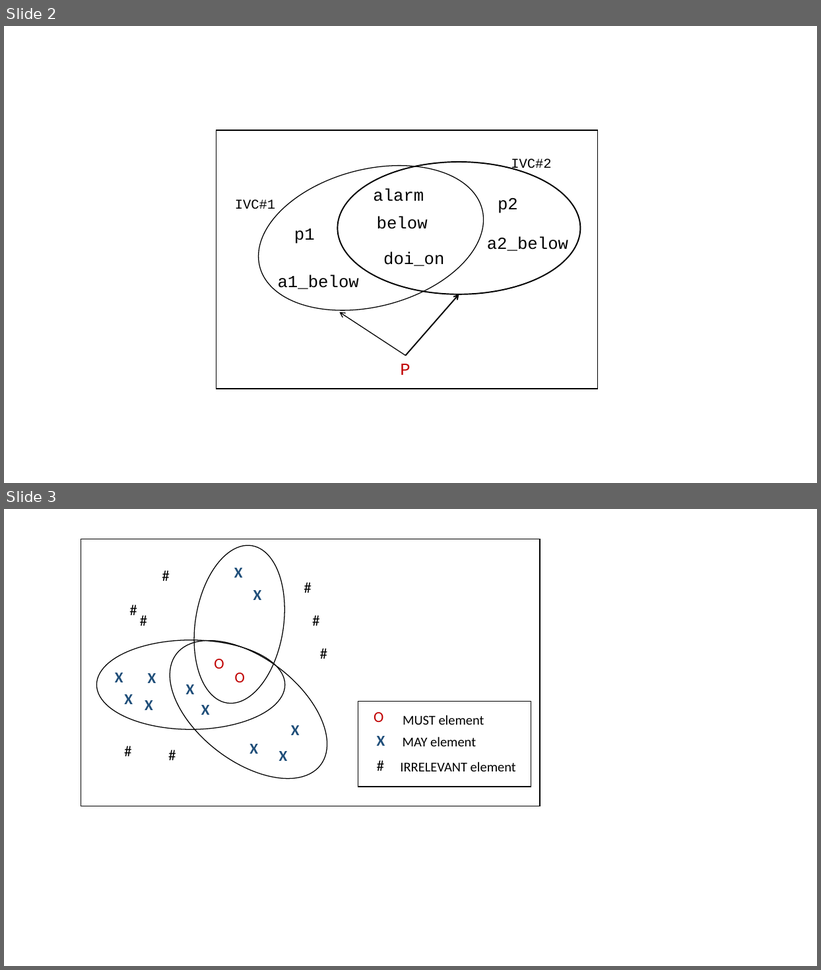
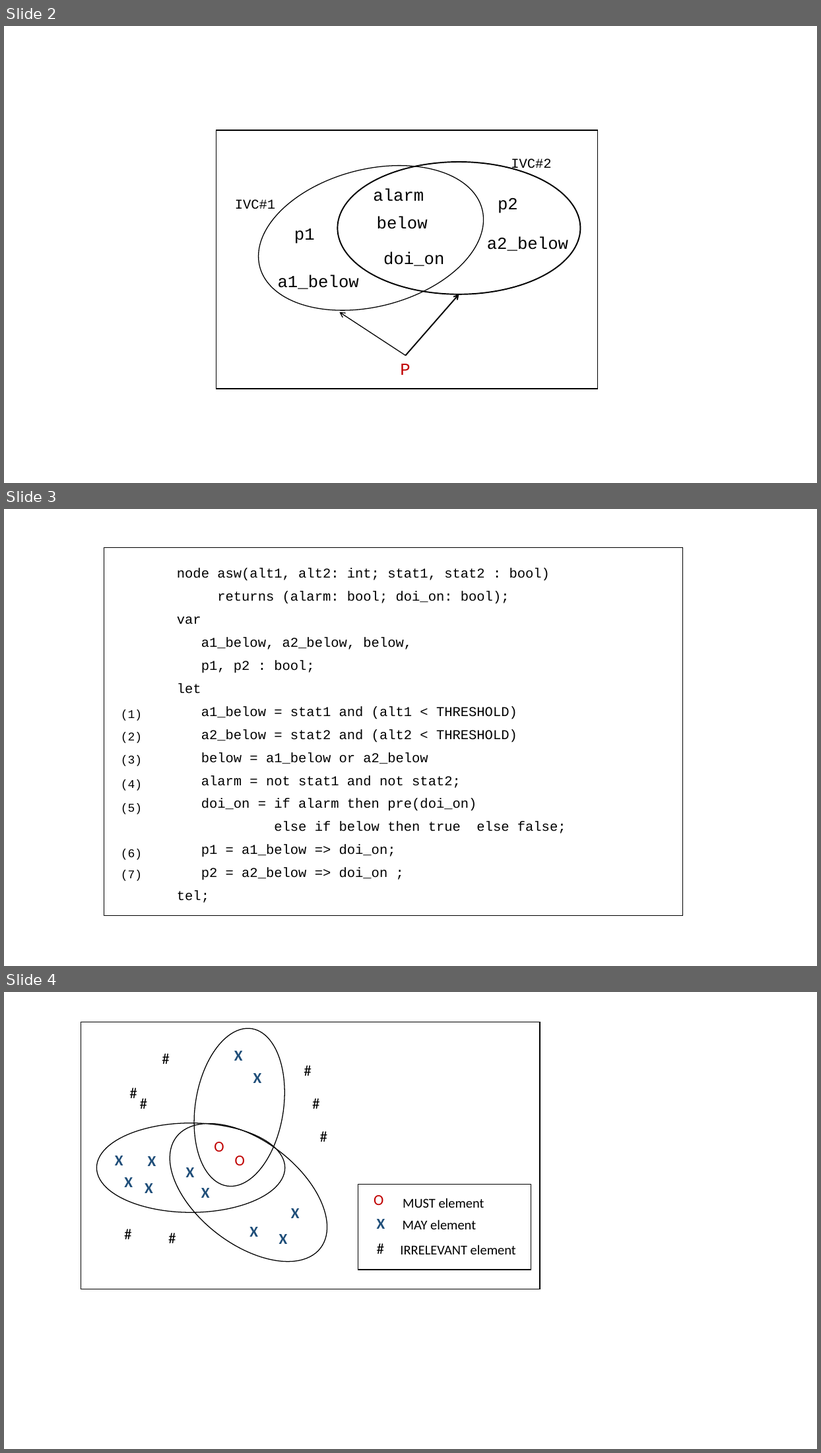
Before and after one commit to elaghs/Working, a slide deck: all_ivcs/all_ivcs_TEX/figs/figs.pptx. Shown one above the other, each under a label of ours: slides 2 and 3 before the commit, slides 2, 3 and 4 after it. The pictures are 821x970 and 821x1453 pixels, drawn with LibreOffice and Linux fonts; fonts in the diff are those of the drawing. Boxes give left, top, right and bottom in pixels: in the first picture for what was removed or moved away, otherwise in the second. Text is boxed around its words. In the diff, an @@ line names an element or a change of style, - is before the commit and + after.

```diff
--- a/all_ivcs/all_ivcs_TEX/figs/figs.pptx
+++ b/all_ivcs/all_ivcs_TEX/figs/figs.pptx
@@ slide 3 added at (x1=4, y1=509, x2=817, y2=966), background #FFFFFF @@
@@ rectangle added at (x1=104, y1=547, x2=684, y2=916), outline #000000 1 pt @@
@@ text added at (x1=177, y1=568, x2=550, y2=903), 16 pt, text #000000 @@
+node asw(alt1, alt2: int; stat1, stat2 : bool)
+returns (alarm: bool; doi_on: bool);
+var
+a1_below, a2_below, below,
+p1, p2 : bool;
+let
+a1_below = stat1 and (alt1 < THRESHOLD)
+a2_below = stat2 and (alt2 < THRESHOLD)
+below = a1_below or a2_below
+alarm = not stat1 and not stat2;
+doi_on = if alarm then pre(doi_on)
+else if below then true else false;
+p1 = a1_below => doi_on;
+p2 = a2_below => doi_on ;
+tel;
@@ text added at (x1=121, y1=710, x2=142, y2=721), 14 pt, text #000000 @@
+(1)
@@ text added at (x1=121, y1=732, x2=142, y2=743), 14 pt, text #000000 @@
+(2)
@@ text added at (x1=121, y1=756, x2=142, y2=766), 14 pt, text #000000 @@
+(3)
@@ text added at (x1=121, y1=780, x2=142, y2=791), 14 pt, text #000000 @@
+(4)
@@ text added at (x1=121, y1=803, x2=142, y2=815), 14 pt, text #000000 @@
+(5)
@@ text added at (x1=121, y1=850, x2=142, y2=860), 14 pt, text #000000 @@
+(6)
@@ text added at (x1=121, y1=870, x2=142, y2=881), 14 pt, text #000000 @@
+(7)
@@ what was slide 3 is now slide 4 @@
```
Also in this commit, not shown: 8 other files.
